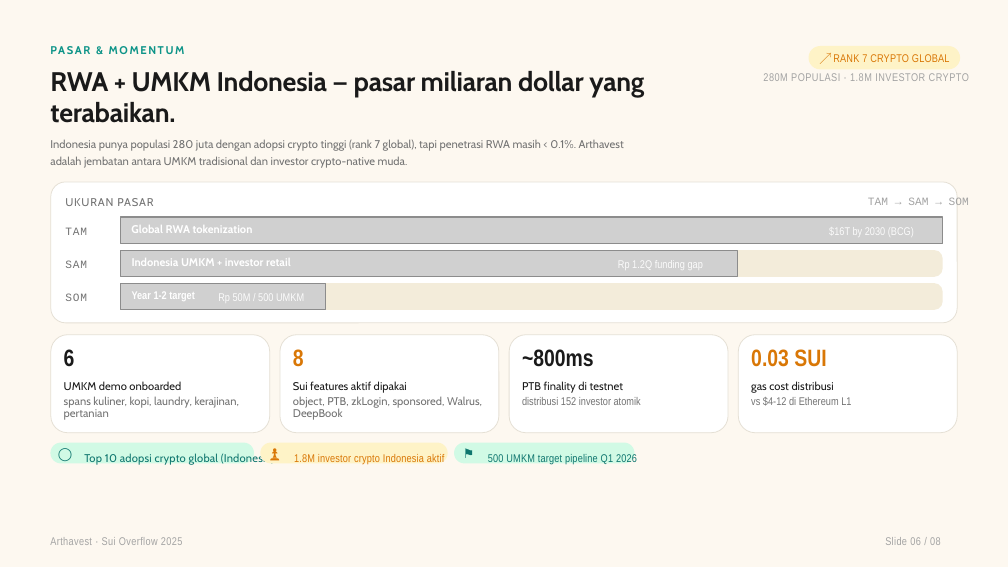
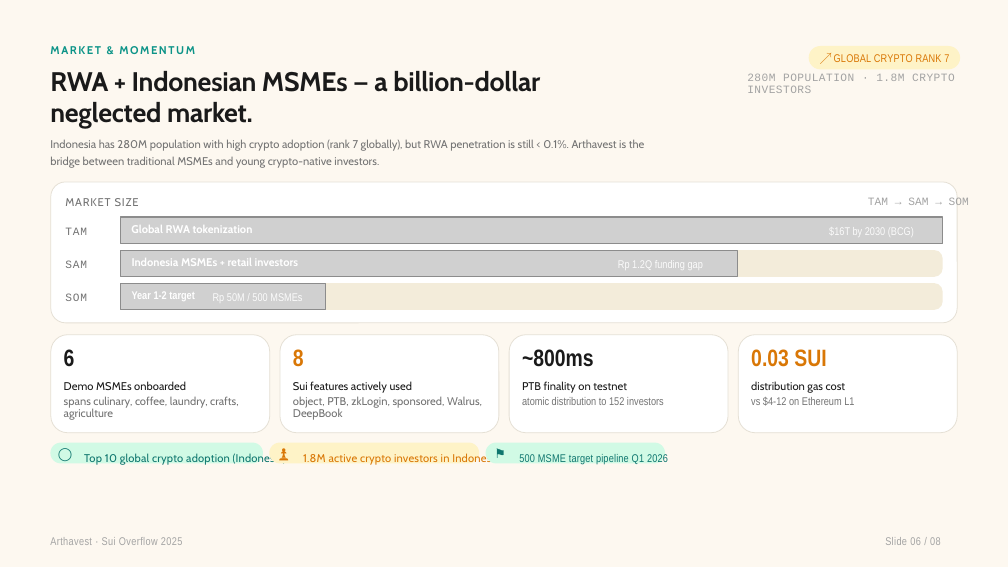
Before and after one commit to Zerxxz/Arthavest, a slide deck: slide 6 of download/arthavest-pitch-deck.pptx. Drawn at 1008x567 pixels with LibreOffice and Linux fonts; fonts in the diff are those of the drawing; grey boxes stand for pictures. Boxes give left, top, right and bottom in pixels: in the first picture for what was removed or moved away, otherwise in the second. Text is boxed around its words. In the diff, an @@ line names an element or a change of style, - is before the commit and + after.

```diff
--- a/download/arthavest-pitch-deck.pptx
+++ b/download/arthavest-pitch-deck.pptx
@@ text at [50, 46, 195, 54]: text changed @@
-PASAR & MOMENTUM
+MARKET & MOMENTUM
@@ text at [834, 54, 949, 62]: text changed @@
-RANK 7 CRYPTO GLOBAL
+GLOBAL CRYPTO RANK 7
@@ text at [50, 71, 540, 129]: text changed @@
-RWA + UMKM Indonesia — pasar miliaran dollar yang terabaikan.
+RWA + Indonesian MSMEs — a billion-dollar neglected market.
@@ text at [747, 73, 955, 93]: text changed; font Arial Narrow to Courier New @@
-280M POPULASI · 1.8M INVESTOR CRYPTO
+280M POPULATION · 1.8M CRYPTO INVESTORS
@@ text at [50, 139, 645, 168]: text changed @@
-Indonesia punya populasi 280 juta dengan adopsi crypto tinggi (rank 7 global), tapi penetrasi RWA masih < 0.1%. Arthavest adalah jembatan antara UMKM tradisional dan investor crypto-native muda.
+Indonesia has 280M population with high crypto adoption (rank 7 globally), but RWA penetration is still < 0.1%. Arthavest is the bridge between traditional MSMEs and young crypto-native investors.
@@ text at [65, 198, 139, 206]: text changed @@
-UKURAN PASAR
+MARKET SIZE
@@ text at [132, 258, 298, 266]: text changed @@
-Indonesia UMKM + investor retail
+Indonesia MSMEs + retail investors
@@ text at [213, 291, 302, 304]: text changed @@
-Rp 50M / 500 UMKM
+Rp 50M / 500 MSMEs
@@ text at [64, 381, 186, 390]: text changed @@
-UMKM demo onboarded
+Demo MSMEs onboarded
@@ text at [293, 381, 413, 393]: text changed @@
-Sui features aktif dipakai
+Sui features actively used
@@ text at [522, 381, 627, 393]: text changed @@
-PTB finality di testnet
+PTB finality on testnet
@@ text at [751, 381, 846, 393]: text changed @@
-gas cost distribusi
+distribution gas cost
@@ text at [64, 396, 239, 420]: text changed @@
-spans kuliner, kopi, laundry, kerajinan, pertanian
+spans culinary, coffee, laundry, crafts, agriculture
@@ text at [522, 397, 664, 405]: text changed @@
-distribusi 152 investor atomik
+atomic distribution to 152 investors
@@ text at [751, 397, 854, 406]: text changed @@
-vs $4-12 di Ethereum L1
+vs $4-12 on Ethereum L1
@@ rounded rectangle: place and size @@
-rounded rectangle at [50, 443, 254, 464]
+rounded rectangle at [50, 443, 263, 464]
@@ rounded rectangle: place and size @@
-rounded rectangle at [260, 443, 448, 464]
+rounded rectangle at [269, 443, 479, 464]
@@ text "♟": place and size @@
-text "♟" at [270, 448, 280, 458]
+text "♟" at [279, 448, 289, 458]
@@ rounded rectangle: place and size @@
-rounded rectangle at [454, 443, 634, 464]
+rounded rectangle at [486, 443, 665, 464]
@@ text "⚑": place and size @@
-text "⚑" at [464, 448, 474, 458]
+text "⚑" at [495, 448, 505, 458]
@@ text at [84, 453, 286, 466]: text changed @@
-Top 10 adopsi crypto global (Indonesia)
+Top 10 global crypto adoption (Indonesia)
@@ text at [303, 453, 499, 466]: text changed; font Arial Narrow to Cabin @@
-1.8M investor crypto Indonesia aktif
+1.8M active crypto investors in Indonesia
@@ text at [519, 453, 668, 465]: text changed @@
-500 UMKM target pipeline Q1 2026
+500 MSME target pipeline Q1 2026
```
Also in this commit, not shown: 7 other slides changed, 8 other files.
